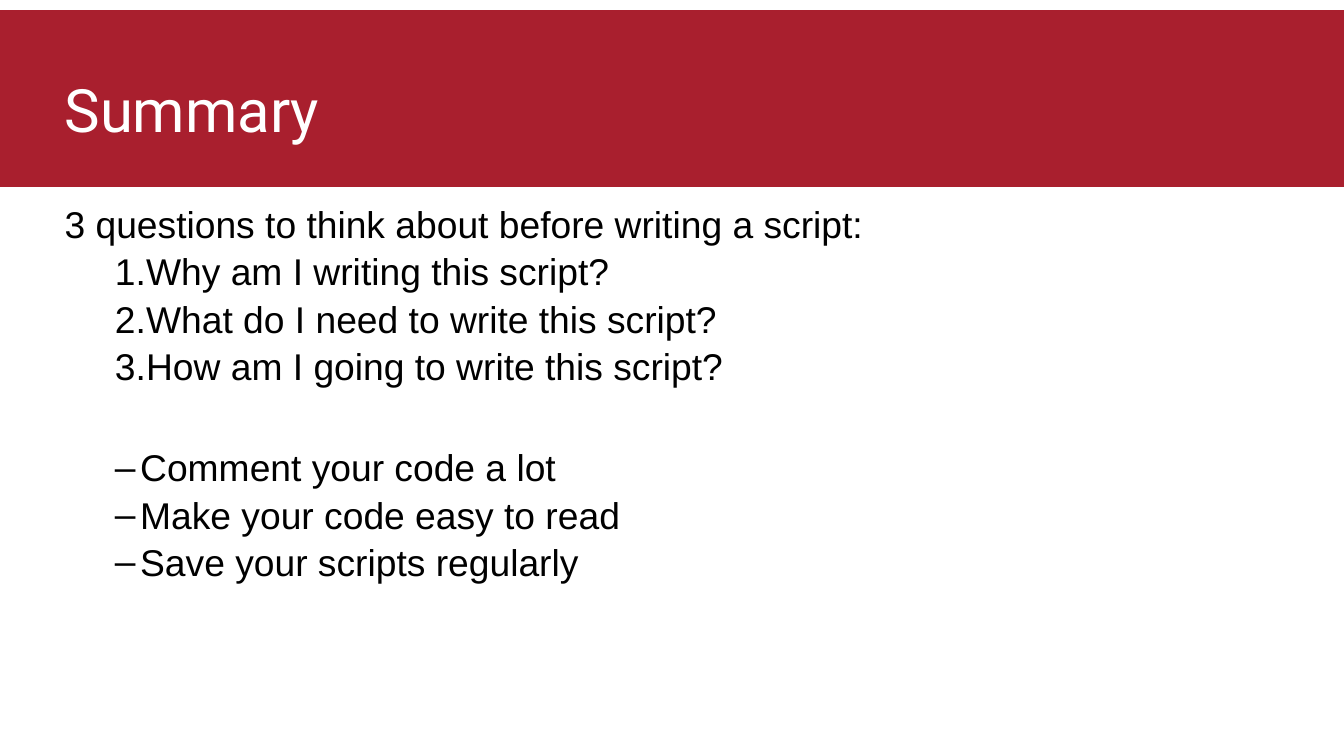
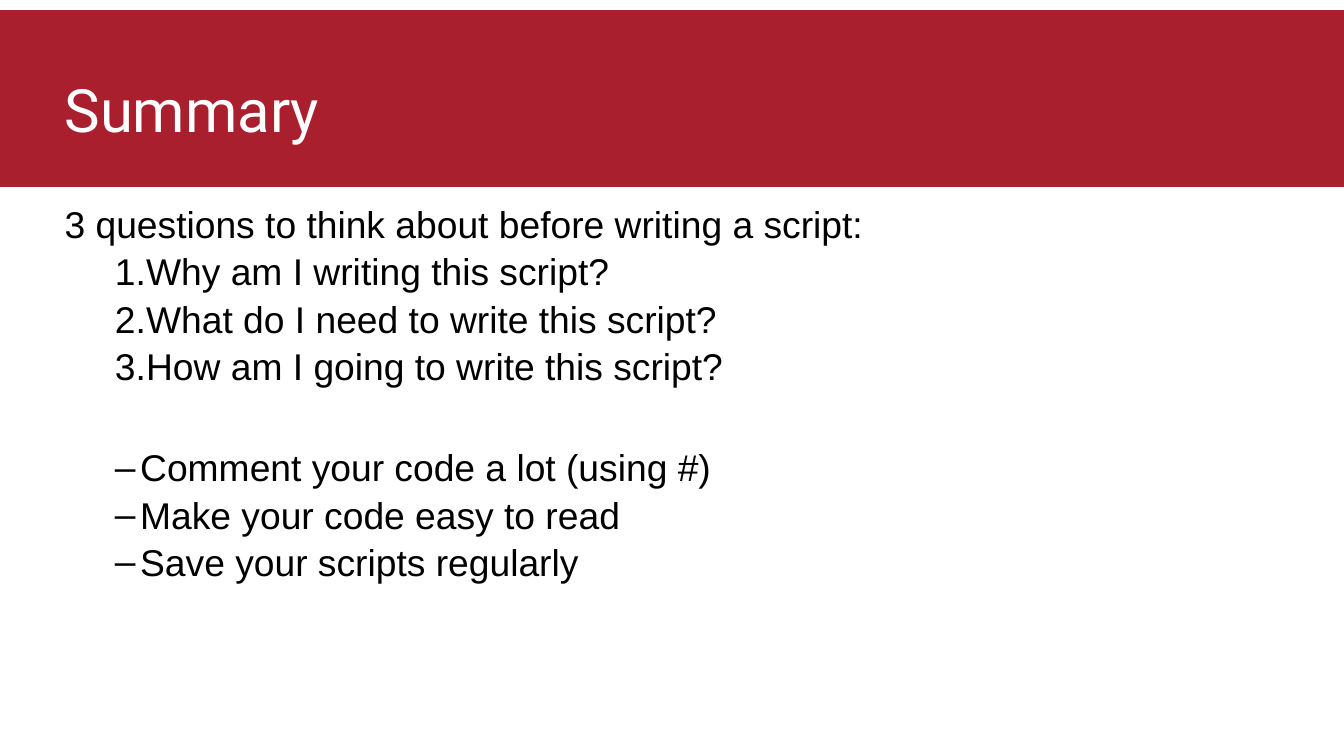
Before and after one commit to thomasbattram/how_to_write_a_script, a slide deck: slide 17 of slides/how_to_write_a_script.pptx (slide 12 before the commit). Drawn at 1344x756 pixels with LibreOffice and Linux fonts; fonts in the diff are those of the drawing; background and template pictures are left out. Boxes give left, top, right and bottom in pixels: in the first picture for what was removed or moved away, otherwise in the second. Text is boxed around its words. In the diff, an @@ line names an element or a change of style, - is before the commit and + after.

```diff
--- a/slides/how_to_write_a_script.pptx
+++ b/slides/how_to_write_a_script.pptx
@@ text at <box>140,454,667,489</box>: text changed @@
-  – Comment your code a lot
+  – Comment your code a lot (using #)
```
Also in this commit, not shown: 10 other slides changed, 6 slides added, 12 other files.
